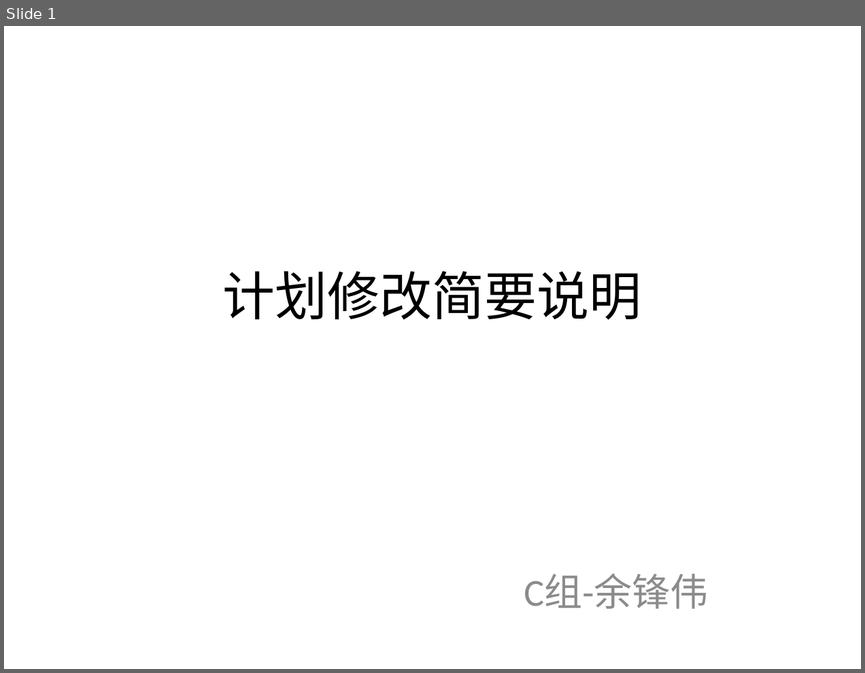
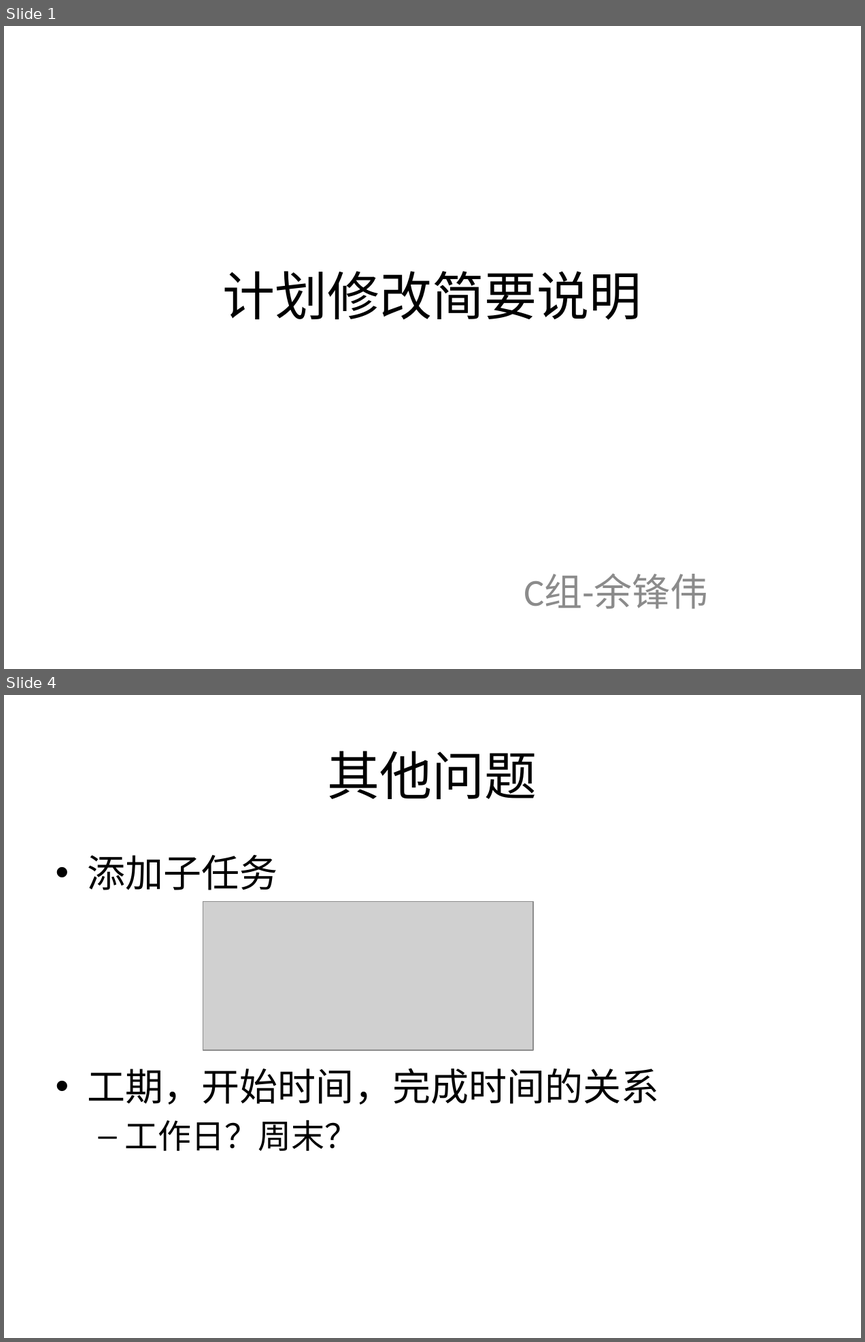
Before and after one commit to bhsei/16TeamC, a slide deck: 2.项目PPT/计划细化修改ppt.pptx. Shown one above the other, each under a label of ours: slide 1 before the commit, slides 1 and 4 after it; the slides between them are not shown. The pictures are 865x673 and 865x1342 pixels, drawn with LibreOffice and Linux fonts; fonts in the diff are those of the drawing; grey boxes stand for pictures. Boxes give left, top, right and bottom in pixels: in the first picture for what was removed or moved away, otherwise in the second. Text is boxed around its words. In the diff, an @@ line names an element or a change of style, - is before the commit and + after.

```diff
--- a/2.项目PPT/计划细化修改ppt.pptx
+++ b/2.项目PPT/计划细化修改ppt.pptx
@@ slide 4 added at [4,695,861,1338], background #FFFFFF @@
@@ title added at [328,751,537,799], 44 pt, text #000000 @@
+其他问题
@@ text added at [88,855,659,1151], 32 pt, text #000000 @@
+• 添加子任务
+• 工期，开始时间，完成时间的关系
+  – 工作日？周末？
@@ picture added at [203,902,532,1051] @@
```
Also in this commit, not shown: 2 other slides added, 1 slide removed, 1 other file.
